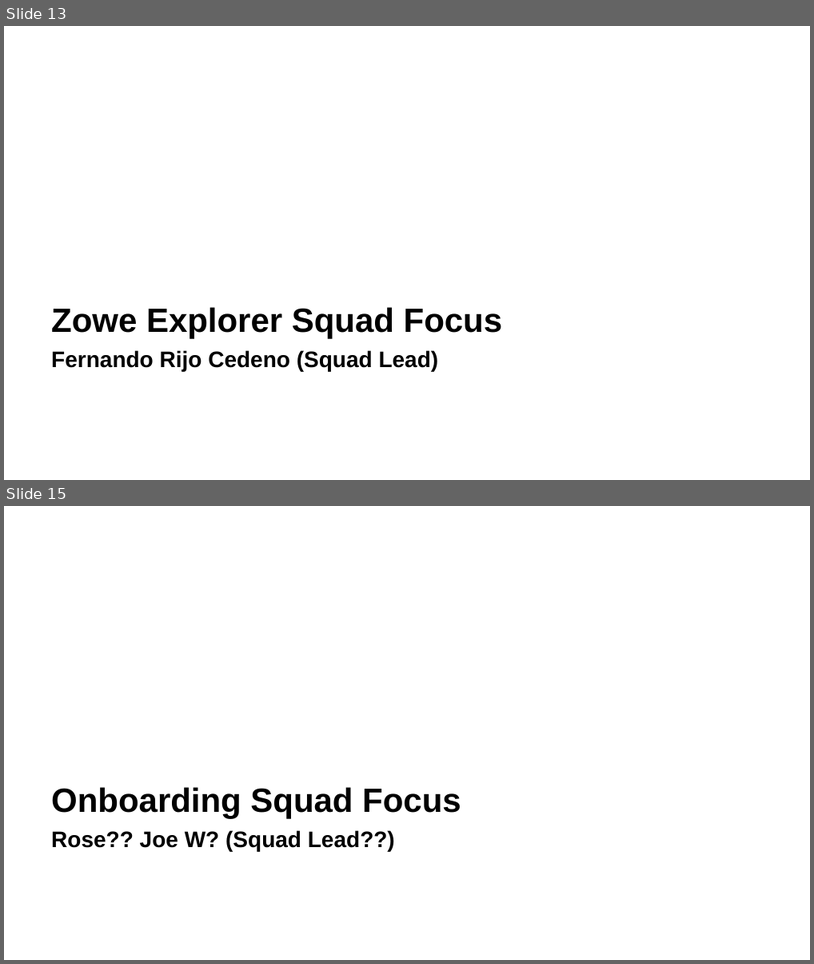
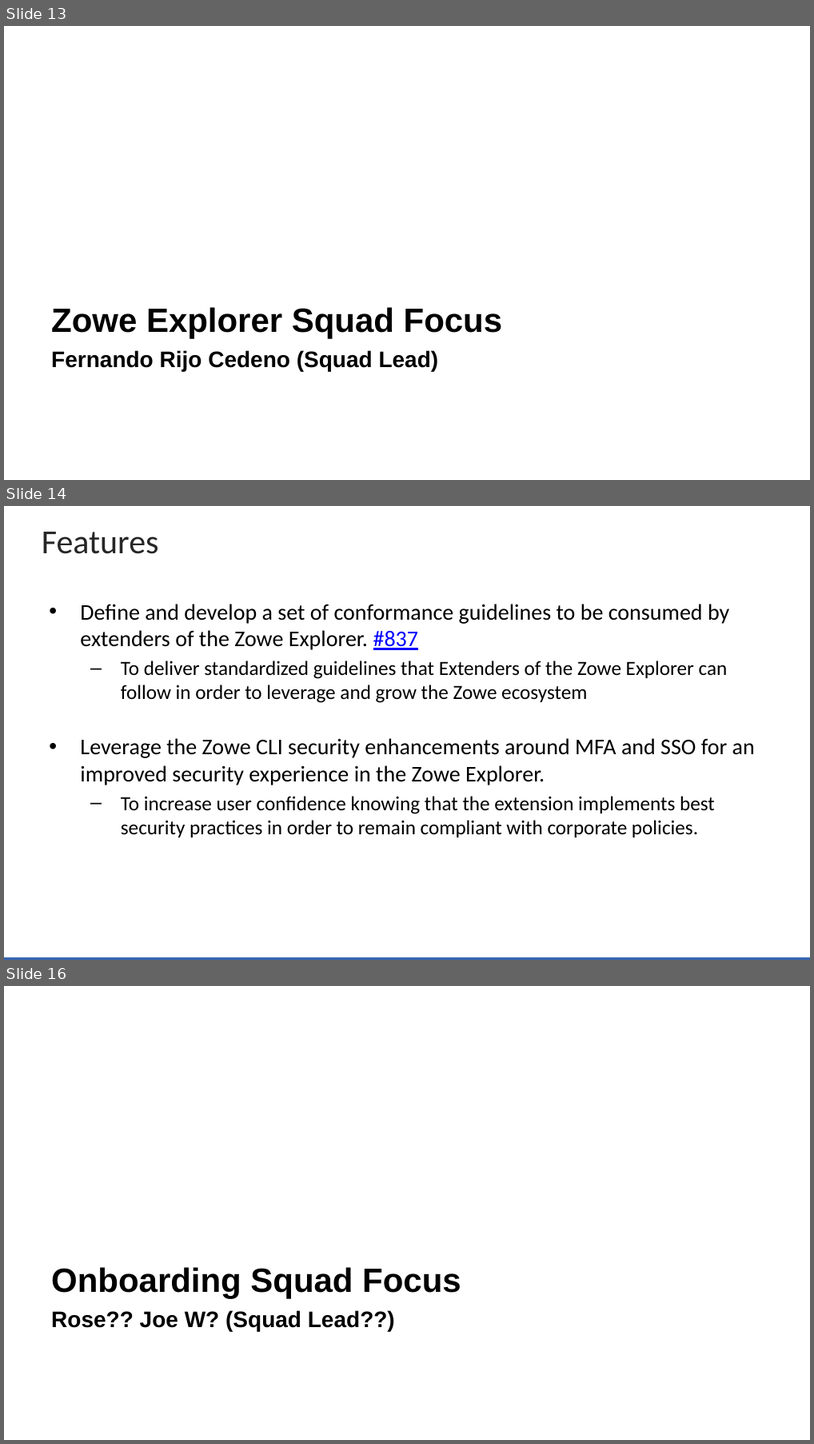
Before and after one commit to zowe/community, a slide deck: Project Management/20PI3 Planning/Zowe Community Squad Focus for 20PI3.pptx. Shown one above the other, each under a label of ours: slides 13 and 15 before the commit, slides 13, 14 and 16 after it; the slides between them are not shown. The pictures are 814x964 and 814x1444 pixels, drawn with LibreOffice and Linux fonts; fonts in the diff are those of the drawing; background and template pictures are left out. Boxes give left, top, right and bottom in pixels: in the first picture for what was removed or moved away, otherwise in the second. Text is boxed around its words. In the diff, an @@ line names an element or a change of style, - is before the commit and + after.

Commit message:
Adding Zowe Explorer - focus slide

```diff
--- a/Project Management/20PI3 Planning/Zowe Community Squad Focus for 20PI3.pptx
+++ b/Project Management/20PI3 Planning/Zowe Community Squad Focus for 20PI3.pptx
@@ slide 14 added at (4,506,810,960), background #FFFFFF @@
@@ title added at (42,532,159,554), 30 pt, text #262626 @@
+Features
@@ text added at (80,604,755,837), 18 pt, text #000000 @@
+• Define and develop a set of conformance guidelines to be consumed by extenders of the Zowe Explorer. #837
+  – To deliver standardized guidelines that Extenders of the Zowe Explorer can follow in order to leverage and grow the Zowe ecosystem
+• Leverage the Zowe CLI security enhancements around MFA and SSO for an improved security experience in the Zowe Explorer.
+  – To increase user confidence knowing that the extension implements best security practices in order to remain compliant with corporate policies.
@@ rectangle added at (4,956,810,960), fill #3664AD @@
@@ what was slide 15 is now slide 16 @@
```
Also in this commit, not shown: 1 other slide added, 1 slide removed.
